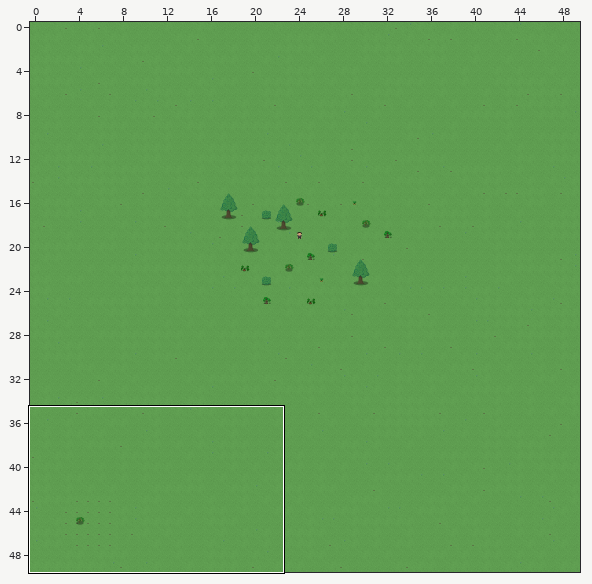
Two versions of a level (Tiled map, assets/World/World.tmx). Above, an overview of the earlier version with the close-up marked.
Close-up. The starting point:
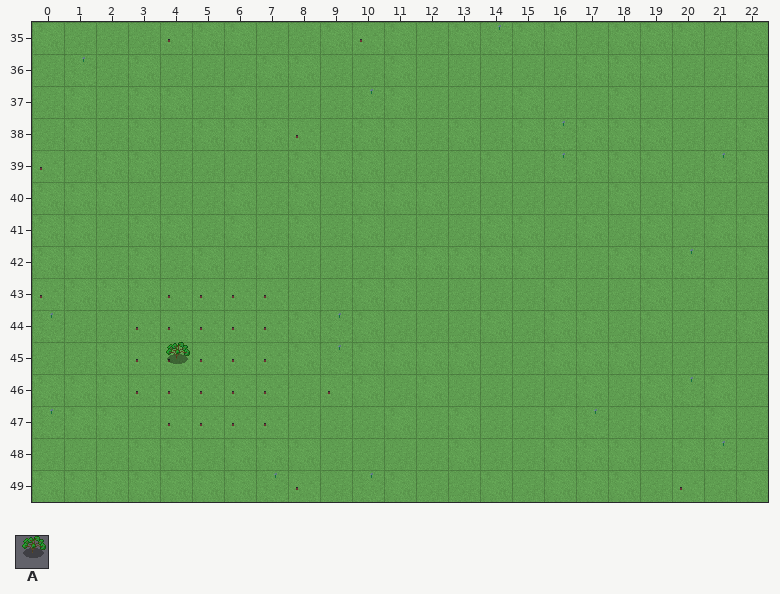
Cells are 32x32 px. Shown: x 0..22, y 35..49. The commit also changed other parts of the map, which this record leaves out.
Key: from "pepper": A 0.
Objects are placed by their top-left corner, in cells (3,4 is the top-left corner of cell 3,4); size is 1x1 cell unless given.
Layers that did not change in this view are not listed.
Objects on layer "Objects" before:
A at 4,45
The same view after the edit:
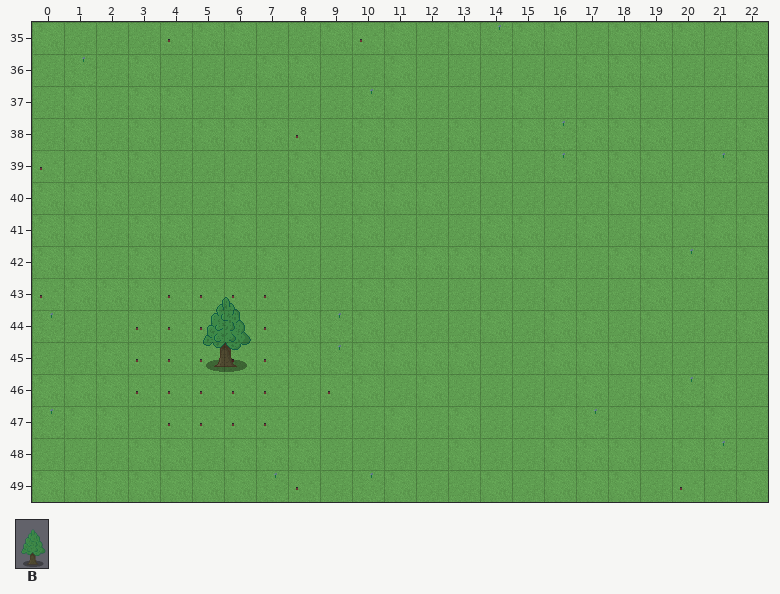
Further tiles: from "tree": B 0.
From old to new:
Layer "Objects":
added: B at 5,43 size 2x3
removed: A at 4,45
Boxes around the changes in both close-ups, in picture pixels (x1, y1, x2, y2):
changed: (166, 297, 251, 372)
